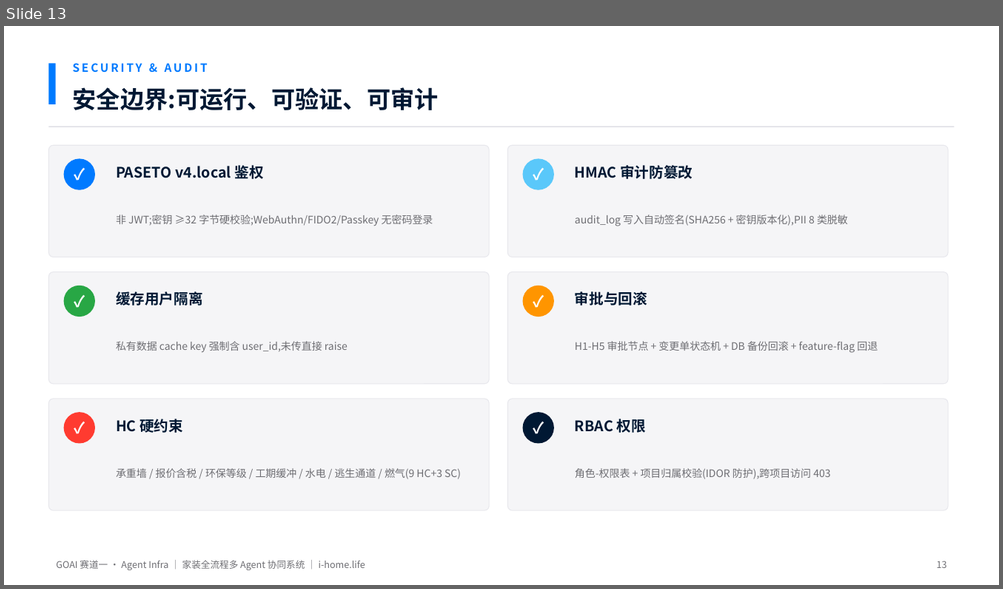
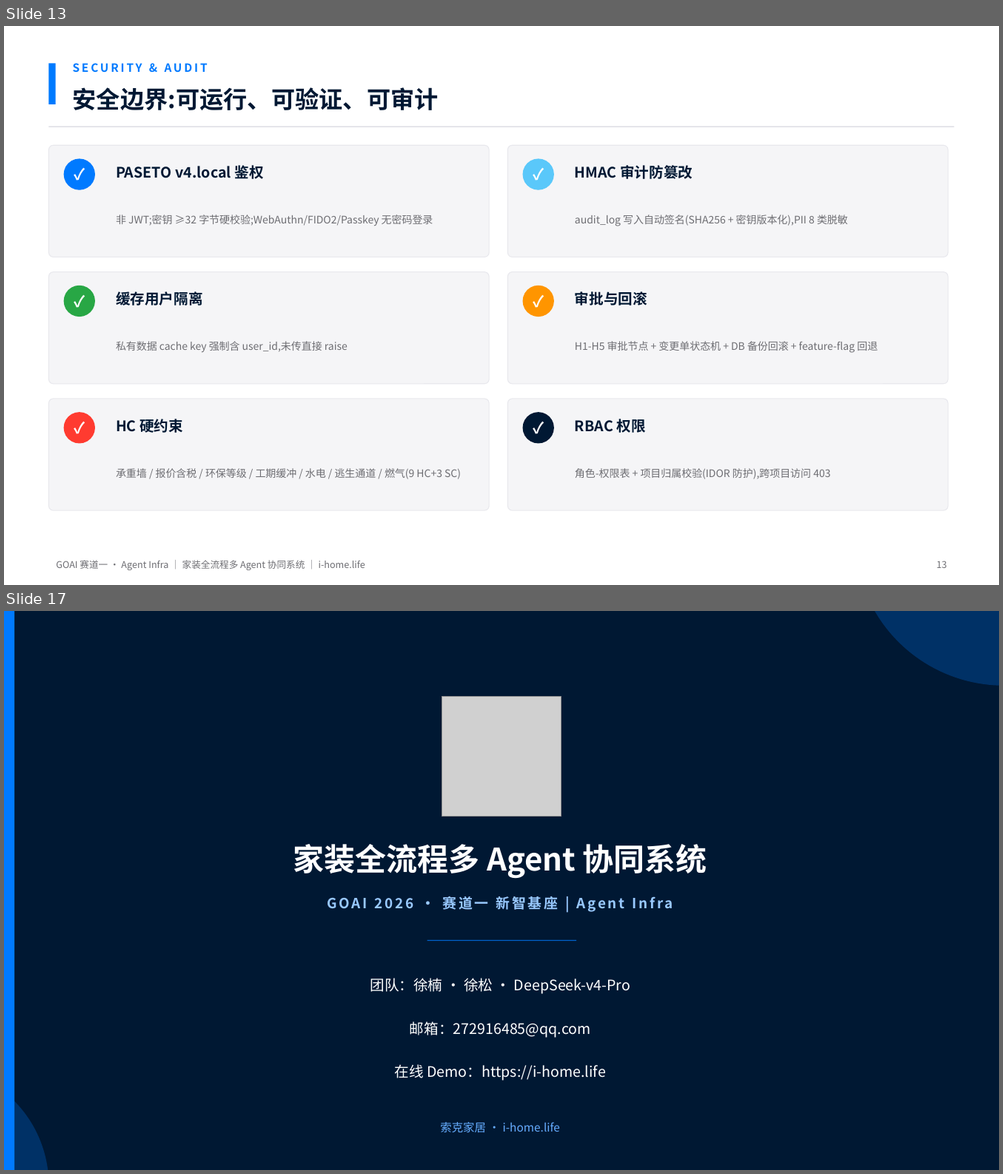
Before and after one commit to SUOKE2024/i-home.life, a slide deck: goai-agent-infra/ppt/GOAI初赛-家装全流程多Agent协同系统.pptx. Shown one above the other, each under a label of ours: slide 13 before the commit, slides 13 and 17 after it; the slides between them are not shown. The pictures are 1003x589 and 1003x1174 pixels, drawn with LibreOffice and Linux fonts; fonts in the diff are those of the drawing; grey boxes stand for pictures. Boxes give left, top, right and bottom in pixels: in the first picture for what was removed or moved away, otherwise in the second. Text is boxed around its words. In the diff, an @@ line names an element or a change of style, - is before the commit and + after.

Commit message:
docs(goai): 参赛材料口径统一——2442 测试基线 / v1.14.1 / 80 路由 + PPT 17 页重渲染
- 简介/论文/提交清单/方案/deck.js：2417→2442 passed（collect 2423→2448，与 scripts/test_baseline.json 2026-08-16 校准一致）
- 当前状态声明 v1.14.0→v1.14.1（特性引入版本表述保留）
- PPT 根目录移入 ppt/，17 页落款页，内部数字经解包校验

```diff
--- a/goai-agent-infra/ppt/GOAI初赛-家装全流程多Agent协同系统.pptx
+++ b/goai-agent-infra/ppt/GOAI初赛-家装全流程多Agent协同系统.pptx
@@ slide 17 added at (4,611,999,1170), background #001833 @@
@@ rectangle added at (4,611,14,1170), fill #007AFF @@
@@ ellipse added at (854,611,999,686), fill #003166 @@
@@ picture added at (442,697,561,816) @@
@@ text added at (293,844,707,879), 30 pt, text #FFFFFF, bold @@
+家装全流程多 Agent 协同系统
@@ text added at (327,897,672,912), 13.5 pt, text #99C9FF, bold @@
+GOAI 2026 · 赛道一 新智基座 | Agent Infra
@@ line added from (427, 941) to (576, 941), #0062CC 1 pt @@
@@ text added at (370,978,630,994), 14 pt, text #FFFFFF @@
+团队：徐楠 · 徐松 · DeepSeek-v4-Pro
@@ text added at (410,1022,591,1038), 14 pt, text #FFFFFF @@
+邮箱：272916485@qq.com
@@ ellipse added at (4,1066,48,1170), fill #003166 @@
@@ text added at (394,1065,606,1081), 14 pt, text #FFFFFF @@
+在线 Demo：https://i-home.life
@@ text added at (440,1122,560,1133), 11 pt, text #66ADFF @@
+索克家居 · i-home.life
```
Also in this commit, not shown: 8 slides changed, 6 other files.
